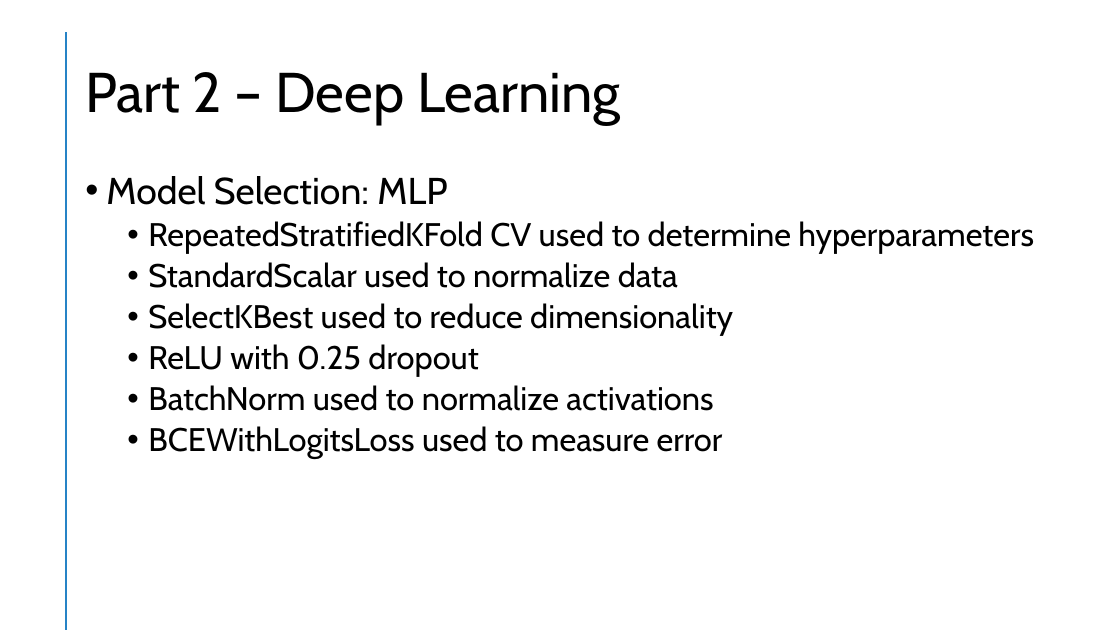
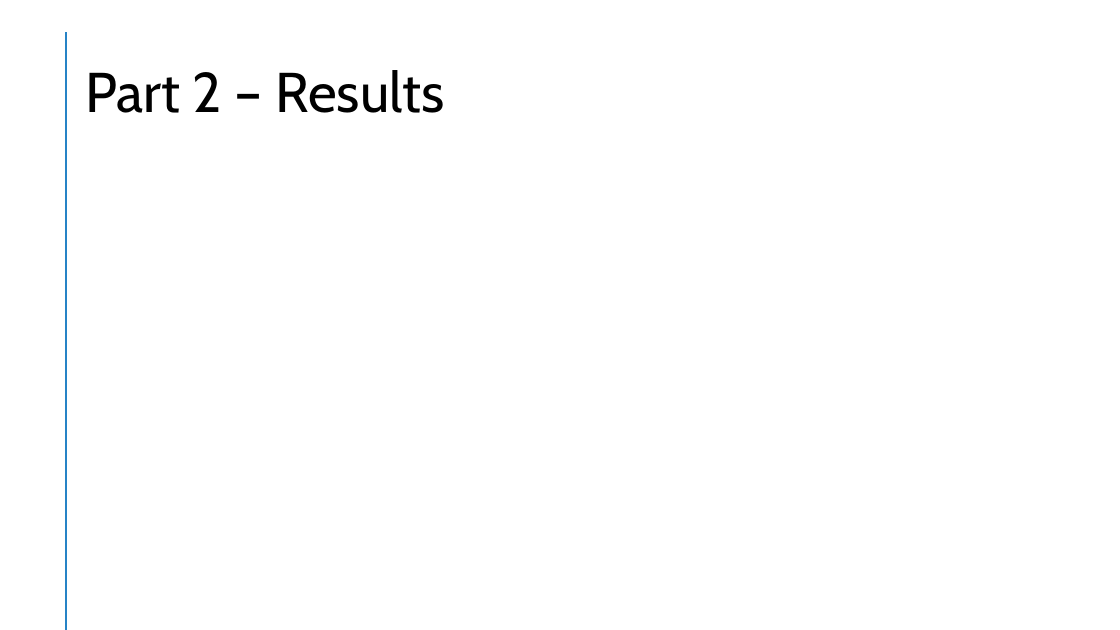
Before and after one commit to jtmilleer/aml_project, a slide deck: slide 6 of Documentation/Final Presentation.pptx (slide 5 before the commit). Drawn at 1120x630 pixels with LibreOffice and Linux fonts; fonts in the diff are those of the drawing. Boxes give left, top, right and bottom in pixels: in the first picture for what was removed or moved away, otherwise in the second. Text is boxed around its words. In the diff, an @@ line names an element or a change of style, - is before the commit and + after.

```diff
--- a/Documentation/Final Presentation.pptx
+++ b/Documentation/Final Presentation.pptx
@@ title at [85,70,445,113]: text changed @@
-Part 2 – Deep Learning
+Part 2 – Results
@@ text removed at [106,176,1034,459] @@
-• Model Selection: MLP
-  • RepeatedStratifiedKFold CV used to determine hyperparameters
-  • StandardScalar used to normalize data
-  • SelectKBest used to reduce dimensionality
-  • ReLU with 0.25 dropout
-  • BatchNorm used to normalize activations
-  • BCEWithLogitsLoss used to measure error
```
Also in this commit, not shown: 3 other slides changed, 2 slides added.
